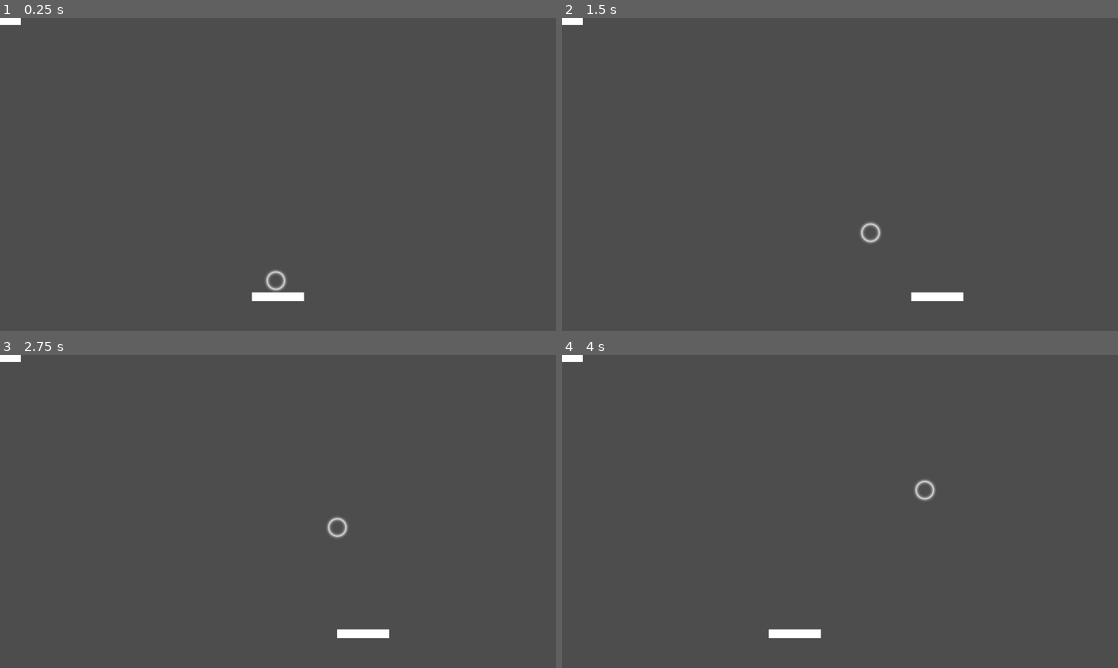
Above: before the commit, frames 1-4 (two rows, left to right).
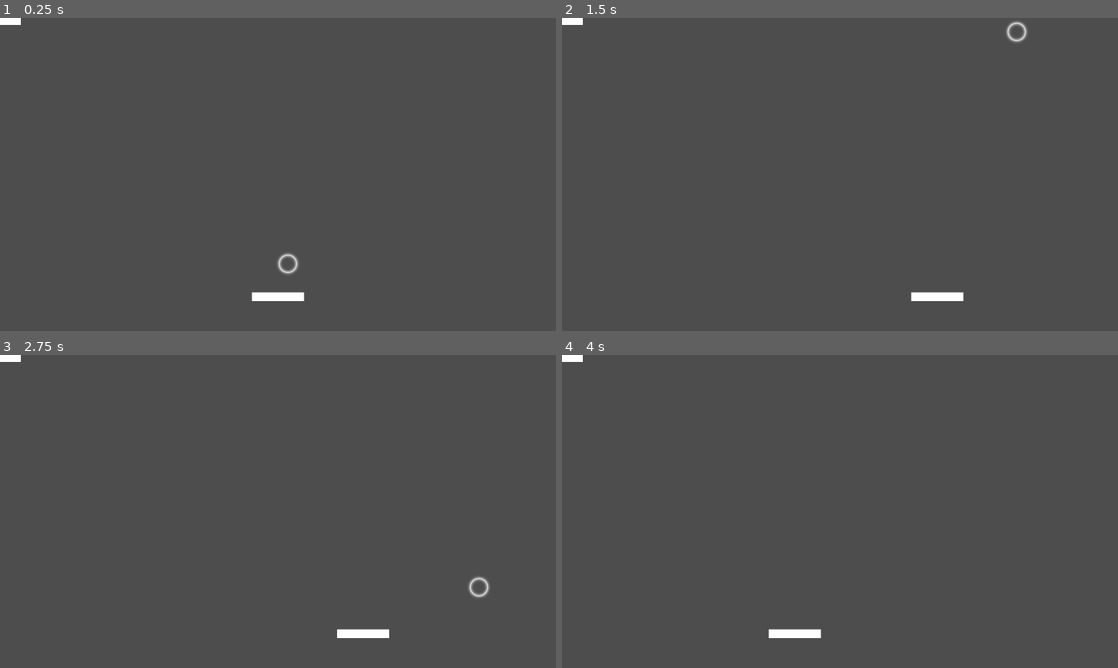
Above: after the commit, the same moments.

Repository: fellync/Breakout
Game: Godot game, scene res://level.tscn
The game is run twice, just before and just after one commit, with the same random seed, the same clock (stepped at 60 frames per second) and the same inputs.
Inputs:
- Up to frame 1 (0.25 s): no input
- Up to frame 2 (1.5 s): hold Right (ui_right) from 0.53 s (still down)
- Up to frame 3 (2.75 s): release Right (ui_right) at 2.03 s; hold Left (ui_left) from 2.03 s (still down)
- Up to frame 4 (4 s): keep holding Left (ui_left)

The runs differ from the first frame. In frame 1, 0.3% of the frame differs, in the area x 47-54%, y 75-88%; in frame 2, 0.3%; in frame 3, 0.3%, in the area x 58-89%, y 51-78%; in frame 4, 0.1%.

Commit message:
made ball work ok

Diff:
--- a/ball.gd
+++ b/ball.gd
@@ -3,9 +3,15 @@
 
 # Called when the node enters the scene tree for the first time.
 func _ready() -> void:
-	apply_impulse(Vector2(randf(),randf())*400)
+	apply_impulse(Vector2(randf(),randf())*500)
+	pass
 
 
 # Called every frame. 'delta' is the elapsed time since the previous frame.
 func _process(delta: float) -> void:
-	pass
+	print(linear_velocity.length_squared())
+	if linear_velocity.length_squared()<400000:
+		apply_impulse(linear_velocity.normalized()*50)
+		#use the randf to do silly thing
+		#give the paddle pinball flipper things
+		#make it pinball but with breakout walls
--- a/level.tscn
+++ b/level.tscn
@@ -11,6 +11,12 @@
 
 [sub_resource type="CircleShape2D" id="CircleShape2D_rwa5x"]
 radius = 25.02
+
+[sub_resource type="RectangleShape2D" id="RectangleShape2D_ldb07"]
+size = Vector2(1821, 48.5)
+
+[sub_resource type="RectangleShape2D" id="RectangleShape2D_jtmkt"]
+size = Vector2(63, 991)
 
 [node name="Level" type="Node2D"]
 
@@ -34,3 +40,17 @@
 
 [node name="Ai" parent="." instance=ExtResource("2_10ql3")]
 position = Vector2(775, 844)
+
+[node name="StaticBody2D" type="StaticBody2D" parent="."]
+
+[node name="CollisionShape2D3" type="CollisionShape2D" parent="StaticBody2D"]
+position = Vector2(796.5, -27)
+shape = SubResource("RectangleShape2D_ldb07")
+
+[node name="CollisionShape2D" type="CollisionShape2D" parent="StaticBody2D"]
+position = Vector2(-30, 408)
+shape = SubResource("RectangleShape2D_jtmkt")
+
+[node name="CollisionShape2D2" type="CollisionShape2D" parent="StaticBody2D"]
+position = Vector2(1637, 402)
+shape = SubResource("RectangleShape2D_jtmkt")
Not shown: 1 places in level.tscn that only renumber resources
